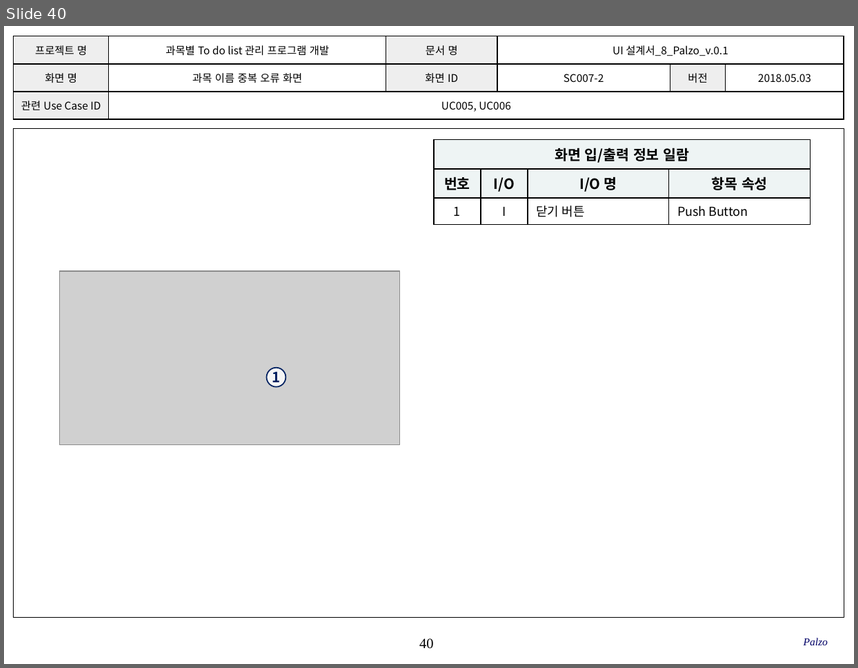
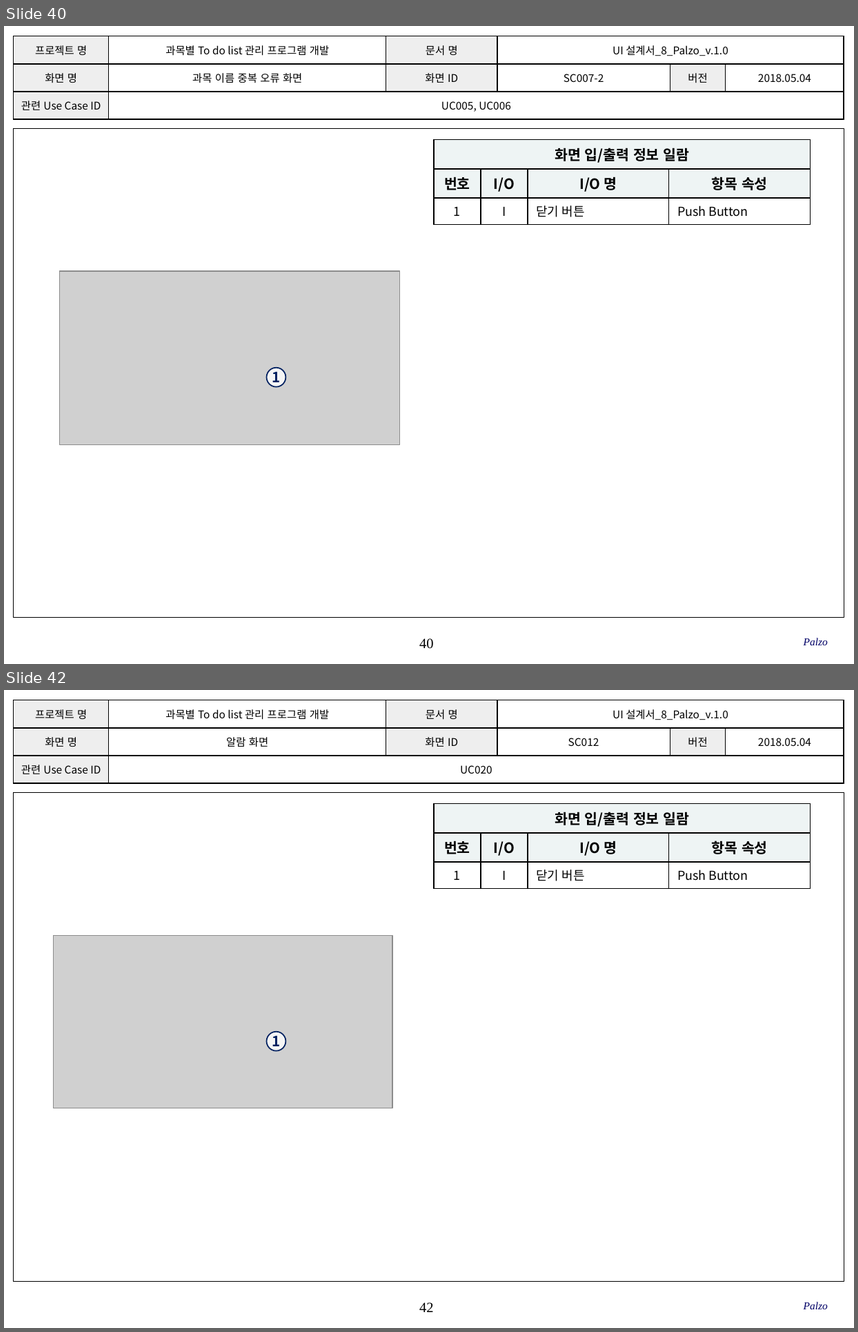
Before and after one commit to SMU-SE-Admin/18-1_8_PALZO_Doc, a slide deck: 03 설계/UI 설계서_8_Palzo.pptx. Shown one above the other, each under a label of ours: slide 40 before the commit, slides 40 and 42 after it; the slides between them are not shown. The pictures are 858x668 and 858x1332 pixels, drawn with LibreOffice and Linux fonts; fonts in the diff are those of the drawing; grey boxes stand for pictures; background and template pictures are left out. Boxes give left, top, right and bottom in pixels: in the first picture for what was removed or moved away, otherwise in the second. Text is boxed around its words. In the diff, an @@ line names an element or a change of style, - is before the commit and + after.

Commit message:
#1102 UI 설계서 작성
모든 항목 작성 완료

```diff
--- a/03 설계/UI 설계서_8_Palzo.pptx
+++ b/03 설계/UI 설계서_8_Palzo.pptx
@@ slide 42 added at bbox=[4, 690, 854, 1328], background #FFFFFF; not listed: 2 template elements that a slide beside it also shows @@
@@ table added at bbox=[14, 700, 843, 784], 3 rows, 6 columns @@
+프로젝트 명 | 과목별 To do list 관리 프로그램 개발 | 문서 명 | UI 설계서_8_Palzo_v.1.0 |  | 
+화면 명 | 알람 화면 | 화면 ID | SC012 | 버전 | 2018.05.04
+관련 Use Case ID | UC020 |  |  |  | 
@@ table added at bbox=[434, 804, 810, 884], 3 rows, 4 columns @@
+화면 입/출력 정보 일람 |  |  | 
+번호 | I/O | I/O 명 | 항목 속성
+1 | I | 닫기 버튼 | Push Button
@@ picture added at bbox=[53, 936, 392, 1108] @@
@@ ellipse added at bbox=[267, 1032, 286, 1052], fill #FFFFFF at 80% opacity, outline #002060 1 pt, 12 pt, text #002060, bold @@
+1
@@ text added at bbox=[804, 1301, 828, 1309], 9 pt, text #000066, italic @@
+Palzo
@@ slide 40 changed as well @@
@@ table at bbox=[14, 36, 843, 120] @@
-row 1, column 4: UI 설계서_8_Palzo_v.0.1
+row 1, column 4: UI 설계서_8_Palzo_v.1.0
-row 2, column 6: 2018.05.03
+row 2, column 6: 2018.05.04
```
Also in this commit, not shown: 36 other slides changed, 1 other slide added.
